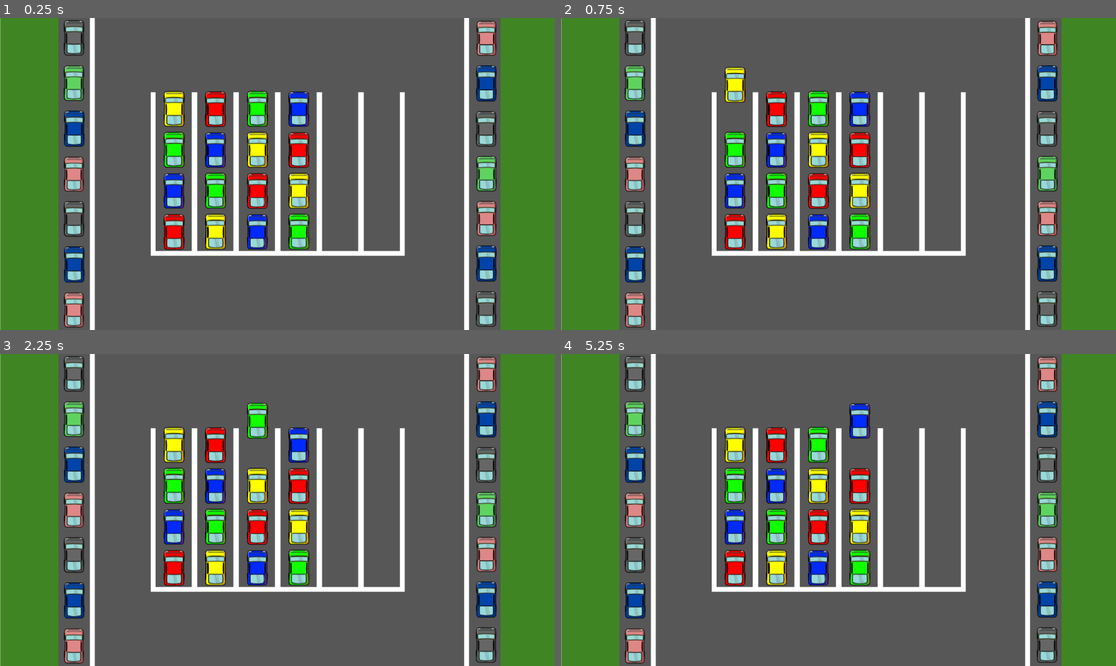
Above: before the commit, frames 1-4 (two rows, left to right).
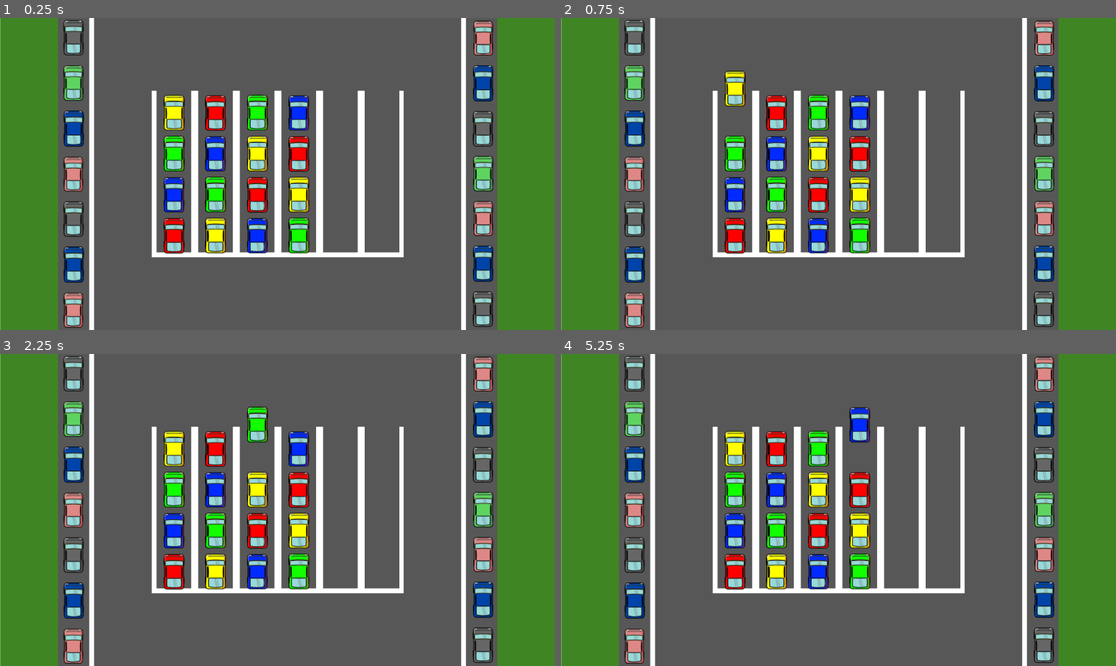
Above: after the commit, the same moments.

Repository: SamiErenBayhan/GodotBallSortPuzzle
Game: Godot game, scene res://main.tscn
The game is run twice, just before and just after one commit, with the same random seed, the same clock (stepped at 60 frames per second) and the same inputs.
Inputs (mouse positions are in pixels of both pictures, inside the frame that each line leads up to):
- Up to frame 1 (0.25 s): no input
- Up to frame 2 (0.75 s): tap Enter at 0.5 s; move the mouse to (733, 174) at 0.52 s; click (733, 174) at 0.67 s
- Up to frame 3 (2.25 s): tap Space at 1.25 s; move the mouse to (216, 510) at 1.27 s; click (216, 510) at 1.42 s; tap Enter at 2 s; move the mouse to (255, 510) at 2.02 s; click (255, 510) at 2.17 s
- Up to frame 4 (5.25 s): tap Space at 2.75, 4.25 s; move the mouse to (860, 510) at 2.77 s; click (860, 510) at 2.92 s; tap Enter at 3.5 s; move the mouse to (899, 510) at 3.52 s; click (899, 510) at 3.67 s; move the mouse to (943, 510) at 4.27 s; click (943, 510) at 4.42 s; move the mouse to (866, 510) at 5.02 s; click (866, 510) at 5.17 s

The runs differ from the first frame. In frame 1, 13% of the frame differs, in the area x 10-91%, y 0-100%; in frame 2, 13%; in frame 3, 13%; in frame 4, 13%.

Commit message:
Düzenlemeler yapıldı ve araba animasyonları eklendi

Diff:
--- a/Tube.tscn
+++ b/Tube.tscn
@@ -1,17 +1,20 @@
 [gd_scene format=3 uid="uid://bm0qpuchlry4l"]
 
 [ext_resource type="Script" uid="uid://dho8ttyd26iqf" path="res://tube.gd" id="1_fm3gm"]
-[ext_resource type="Texture2D" uid="uid://cmfw0yg5yld0x" path="res://CarPlace.png" id="2_ft0pj"]
+[ext_resource type="Texture2D" uid="uid://cvwoqu4wr5oed" path="res://ParkingPlace.png" id="2_ft0pj"]
 
 [sub_resource type="RectangleShape2D" id="RectangleShape2D_fm3gm"]
-size = Vector2(72, 336)
+size = Vector2(71, 335)
 
 [node name="Tube" type="Area2D" unique_id=1572788644]
 light_mask = 2
 script = ExtResource("1_fm3gm")
 
 [node name="CollisionShape2D" type="CollisionShape2D" parent="." unique_id=1748954773]
+position = Vector2(0, -4.5)
 shape = SubResource("RectangleShape2D_fm3gm")
 
 [node name="Sprite2D" type="Sprite2D" parent="." unique_id=763960931]
+scale = Vector2(0.95871013, 1.0177515)
 texture = ExtResource("2_ft0pj")
+region_rect = Rect2(594, 191.5, 94, 338)
--- a/main.gd
+++ b/main.gd
@@ -56,7 +56,7 @@
 			new_ball.z_index = 5
 			new_tube.ball_stack.append(new_ball)
 
-# Boş tüpleri de, renk uyumunu da %100 kusursuz yöneten ana motor:
+
 func _on_tube_clicked(viewport: Node, event: InputEvent, shape_idx: int, clicked_tube: Area2D):
 	if event is InputEventMouseButton and event.button_index == MOUSE_BUTTON_LEFT and event.pressed:
 		var from_tube = selected_tube
@@ -69,21 +69,19 @@
 			var top_ball = selected_tube.ball_stack.back()
 			top_ball.global_position.y -= HOVER_HEIGHT
 
-		# 2. DURUM: Aynı tüpe tekrar tıklama (İptal)
+		# 2. Aynı tüpe tekrar tıklama
 		elif selected_tube == clicked_tube or to_tube.ball_stack.size() >= to_tube.MAX_CAPACITY:
 			var top_ball = selected_tube.ball_stack.back()
 			top_ball.global_position.y += HOVER_HEIGHT
 			selected_tube = null
 
-		# 3. DURUM: Başka tüpe transfer
+		# Başka tüpe transfer
 		else:
 			# Hedef tüp doluysa hamleyi engelle
 			if to_tube.ball_stack.size() >= to_tube.MAX_CAPACITY:
 				return
 
 			var ball_to_move = from_tube.ball_stack.back()
-
-
 			if not to_tube.ball_stack.is_empty():
 				var target_top_ball = to_tube.ball_stack.back()
 				var top_ball = selected_tube.ball_stack.back()
@@ -95,18 +93,26 @@
 			from_tube.ball_stack.pop_back()
 			var tween = create_tween()
 			var target_pos = to_tube.get_next_available_position()
-			var transit_y = from_tube.global_position.y - 150
-			# AŞAMA A - YUKARI ÇIK: Araba önce park yerinden dikey olarak yukarı, koridora fırlar
-			tween.tween_property(ball_to_move, "global_position:y", transit_y, 0.15)\
+			var transit_y = from_tube.global_position.y - 250
+
+			# Araba önce park yerinden dikey olarak yukarı, koridora fırlar
+			#İvmelenerek Hızlanma: .set_trans(Tween.TRANS_QUAD)\
+			#Sakince yavaşlama: .set_ease(Tween.EASE_OUT)
+			tween.tween_property(ball_to_move, "global_position:y", transit_y, 0.4)\
 			.set_trans(Tween.TRANS_QUAD)\
 			.set_ease(Tween.EASE_OUT)
 
-			# AŞAMA B - YATAYDA İLERLE: Araba havada süzülerek hedef tüpün tam kapağının üstüne gelir
-			tween.tween_property(ball_to_move, "global_position:x", target_pos.x, 0.25)\
+			tween.tween_property(ball_to_move, "rotation", deg_to_rad(90), 0.5)\
+			.set_trans(Tween.TRANS_CUBIC)\
+			.set_ease(Tween.EASE_OUT)
+			# Araba havada süzülerek hedef tüpün tam kapağının üstüne gelir
+			tween.tween_property(ball_to_move, "global_position:x", target_pos.x, 0.4)\
 			.set_trans(Tween.TRANS_QUAD)
 
-			# AŞAMA C - İÇERİ GİR: Tam ağzına hizalanınca, yukarıdan aşağıya doğru park yerine süzülür
-			tween.tween_property(ball_to_move, "global_position:y", target_pos.y, 0.20)\
+			tween.tween_property(ball_to_move, "rotation", deg_to_rad(0), 0.5)\
+			.set_trans(Tween.TRANS_QUAD)
+			#Tam ağzına hizalanınca, yukarıdan aşağıya doğru park yerine süzülür
+			tween.tween_property(ball_to_move, "global_position:y", target_pos.y, 0.5)\
 			.set_trans(Tween.TRANS_CUBIC)\
 			.set_ease(Tween.EASE_OUT)
 
--- a/main.tscn
+++ b/main.tscn
@@ -7,6 +7,8 @@
 script = ExtResource("1_0xm2m")
 
 [node name="Sprite2D" type="Sprite2D" parent="." unique_id=889853609]
-position = Vector2(579.99994, 324)
-scale = Vector2(1.0062498, 1.011111)
+position = Vector2(576.2, 324)
+scale = Vector2(0.99965274, 1.0125)
 texture = ExtResource("2_0xm2m")
+region_enabled = true
+region_rect = Rect2(64, 40, 1152, 640)
--- a/tube.gd
+++ b/tube.gd
@@ -5,17 +5,9 @@
 var ball_stack: Array = []
 var slot_positions: Array = []
 
-func _ready() -> void:
-	# Saf Node2D dünyasındayız, ofsetler eksi (yukarı doğru) çalışır:
-	slot_positions = [
-		Vector2(0, 120),   # 1. kat (En dip)
-		Vector2(0, 35),   # 2. kat
-		Vector2(0, -50),  # 3. kat
-		Vector2(0, -135)   # 4. kat (En üst)
-	]
-
 func get_next_available_position() -> Vector2:
-	var current_size = ball_stack.size()
-	if current_size < MAX_CAPACITY:
-		return global_position + slot_positions[current_size]
-	return global_position
+	var sprite_height = $Sprite2D.texture.get_height()
+	var slot_height = sprite_height / MAX_CAPACITY
+	var current_slot = ball_stack.size()
+	var target_y = (sprite_height / 2.0) - (current_slot * slot_height) - (slot_height / 2)
+	return global_position + Vector2(0, target_y)
Binary file removed: CarPlace.png
Binary file added: ParkingPlace.png
Not shown, changed: ParkingPlace.png.import
